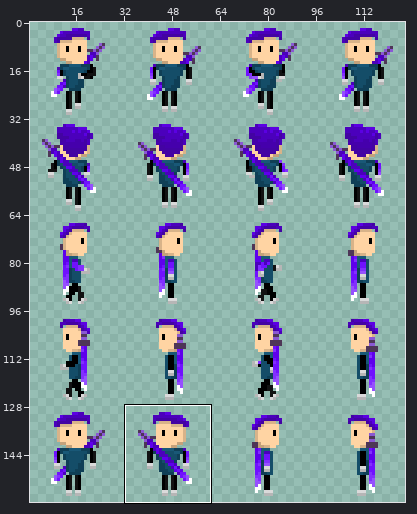
Two states of a sprite sheet, textures/PlayerTilemap.png. The picture above shows the old version from afar; the outline marks the close-up.
Close-up. Before the commit:
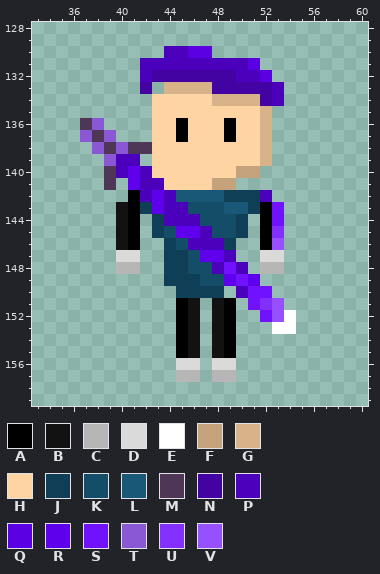
The file is 128x160 pixels. Colours within 5 levels of each other are drawn and written as one. Shown: x 33..60, y 128..159. The wide view leaves out empty margins.
Palette (. is transparent): A #000000  B #121212  C #b6b6b6  D #dadada  E #ffffff  F #c4a27b  G #d8b389  H #ffd4a3  J #0f3f56  K #144d68  L #195877  M #4e3657  N #4303a3  P #4b00bc  Q #5b00e3  R #5e00ec  S #7011ff  T #8a58d4  U #822fff  V #9650ff
Pixels before, first column x 37:
130 .......PPQQ.......
131 .....PPPPPPPPPQ...
132 .....PNNNNNNNPPQ..
133 .....N.GGGGNNNNNP.
134 ......HHHHHGGGGNP.
135 ......HHHHHHHHHG..
136 MT....HHAHHHAHHG..
137 TMT...HHAHHHAHHG..
138 .TMTMMHHHHHHHHHG..
139 ..TPP.HHHHHHHHHG..
140 ..MPRPHHHHHHHFF...
141 ..M.RPPHHHHFF.....
142 ....APRPLLLLJJJP..
143 ...BAJRPPKKKLLJAS.
144 ...BA.JPPPKKKJ.AS.
145 ...BA.JKRRPKKJ.AU.
146 ...BA..JKPPPJ..AV.
147 ...DD..JJKRRP..DD.
148 ...CC..JJKKPSP.CC.
149 .......JJJKKRSR...
150 ........JJJJ.PSS..
151 ........AB.BA.SUV.
152 ........AB.BA..SVE
153 ........AB.BA...EE
154 ........AB.BA.....
155 ........AB.BA.....
156 ........DD.DD.....
157 ........CC.CC.....
New version:
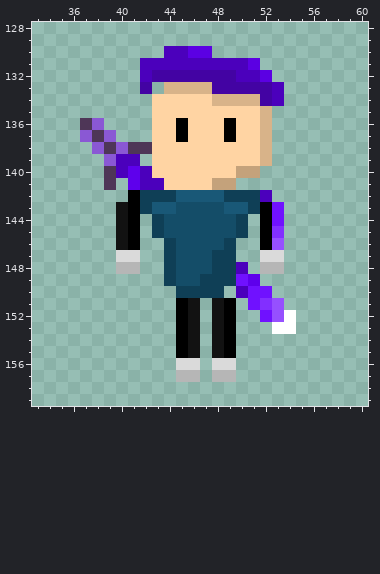
Edits made:
{"y":142,"x":42,"old":"PRP","new":"JJJ"}
{"y":143,"x":43,"old":"RPP","new":"LLK"}
{"y":144,"x":44,"old":"PPP","new":"KKK"}
{"y":145,"x":45,"old":"RRP","new":"KKK"}
{"y":146,"x":46,"old":"PPP","new":"KKK"}
{"y":147,"x":45,"old":"J","new":"K"}
{"y":147,"x":47,"old":"RRP","new":"KJJ"}
{"y":148,"x":45,"old":"J","new":"K"}
{"y":148,"x":48,"old":"PS","new":"JJ"}
{"y":149,"x":45,"old":"JJKKR","new":"KKJJJ"}
{"label":"changed","picture_box":[140,190,236,286]}
